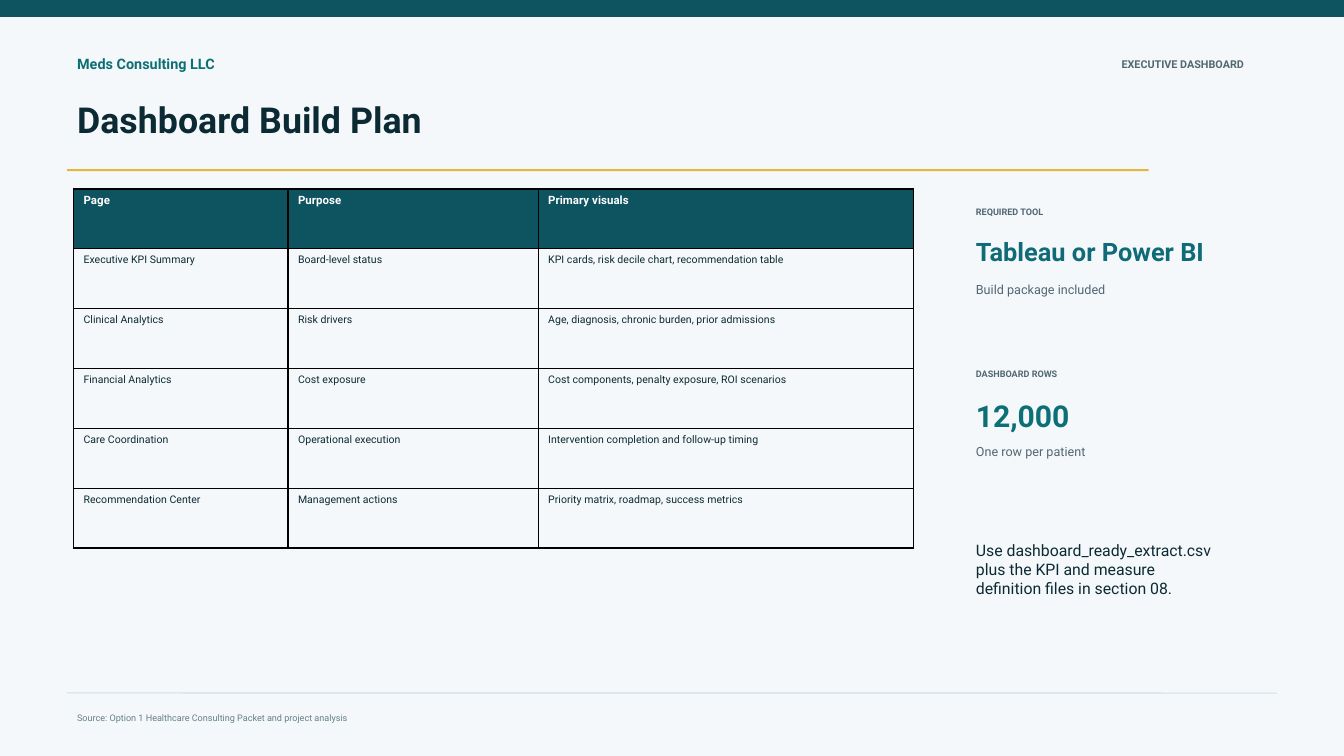
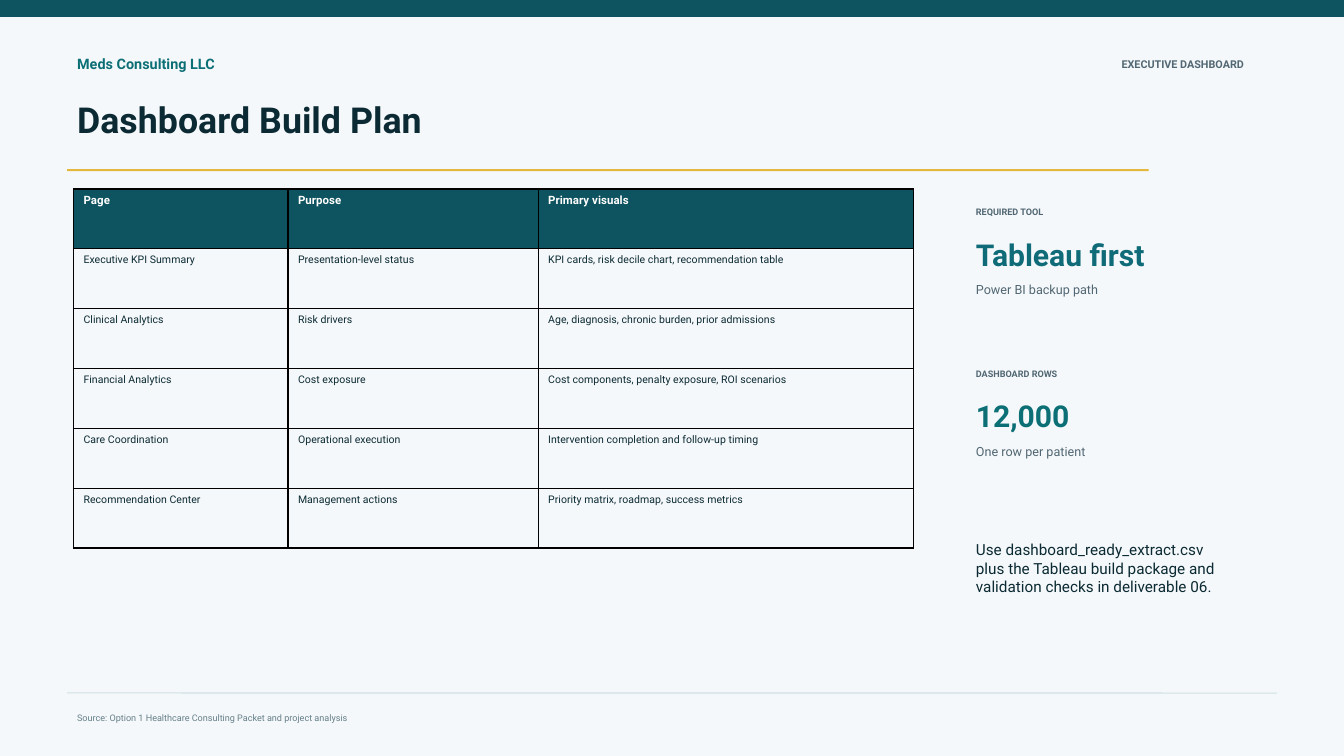
Before and after one commit to BostonSupremeMantou/onsite_project, a slide deck: slide 10 of deliverables/07_executive_board_presentation/final/nhn_readmission_board_presentation.pptx. Drawn at 1344x756 pixels with LibreOffice and Linux fonts; fonts in the diff are those of the drawing. Boxes give left, top, right and bottom in pixels: in the first picture for what was removed or moved away, otherwise in the second. Text is boxed around its words. In the diff, an @@ line names an element or a change of style, - is before the commit and + after.

```diff
--- a/deliverables/07_executive_board_presentation/final/nhn_readmission_board_presentation.pptx
+++ b/deliverables/07_executive_board_presentation/final/nhn_readmission_board_presentation.pptx
@@ table at (74,190,913,548) @@
-row 2, column 2: Board-level status
+row 2, column 2: Presentation-level status
@@ text at (976,243,1145,267): text changed; size 18.1 to 21.5 pt @@
-Tableau or Power BI
+Tableau first
@@ text at (976,284,1098,297): text changed @@
-Build package included
+Power BI backup path
@@ text at (976,543,1214,592): text changed; size 11.4 to 11 pt @@
-Use dashboard_ready_extract.csv plus the KPI and measure definition files in section 08.
+Use dashboard_ready_extract.csv plus the Tableau build package and validation checks in deliverable 06.
```
Also in this commit, not shown: 5 other slides changed, 10 other files.
